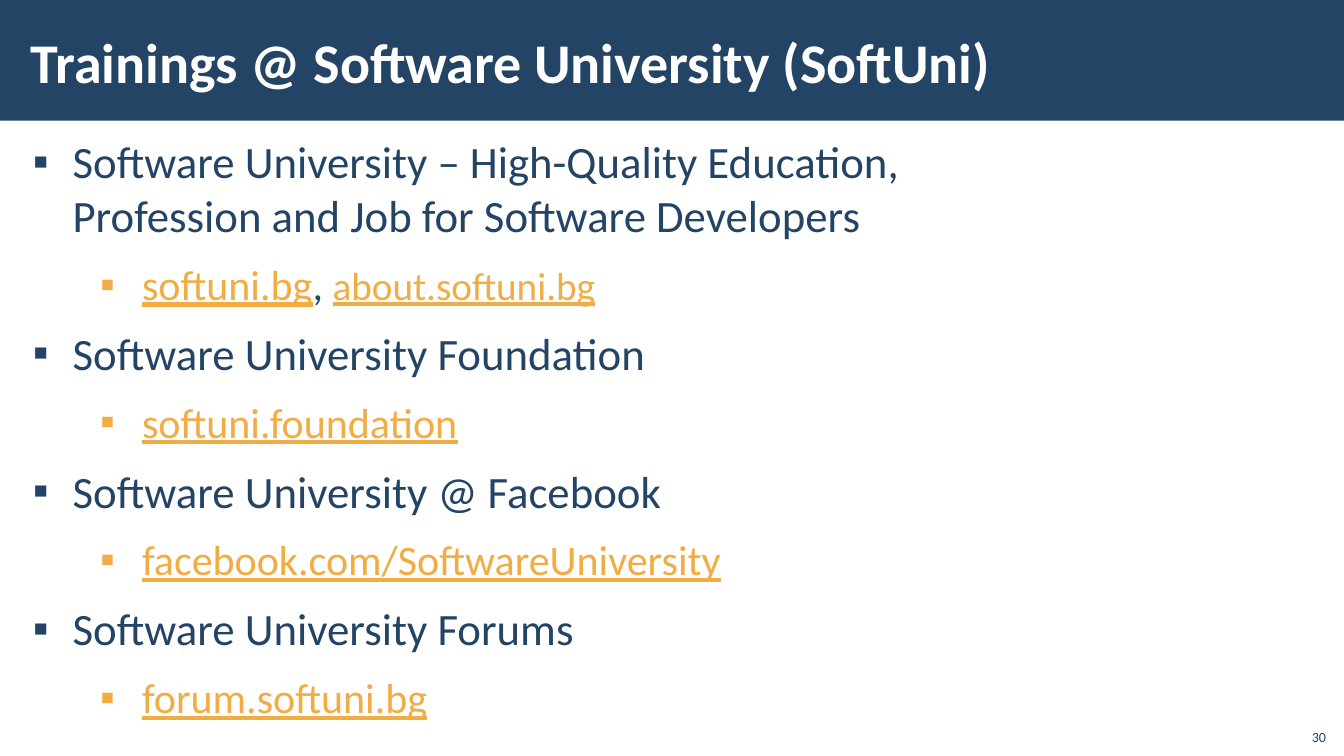
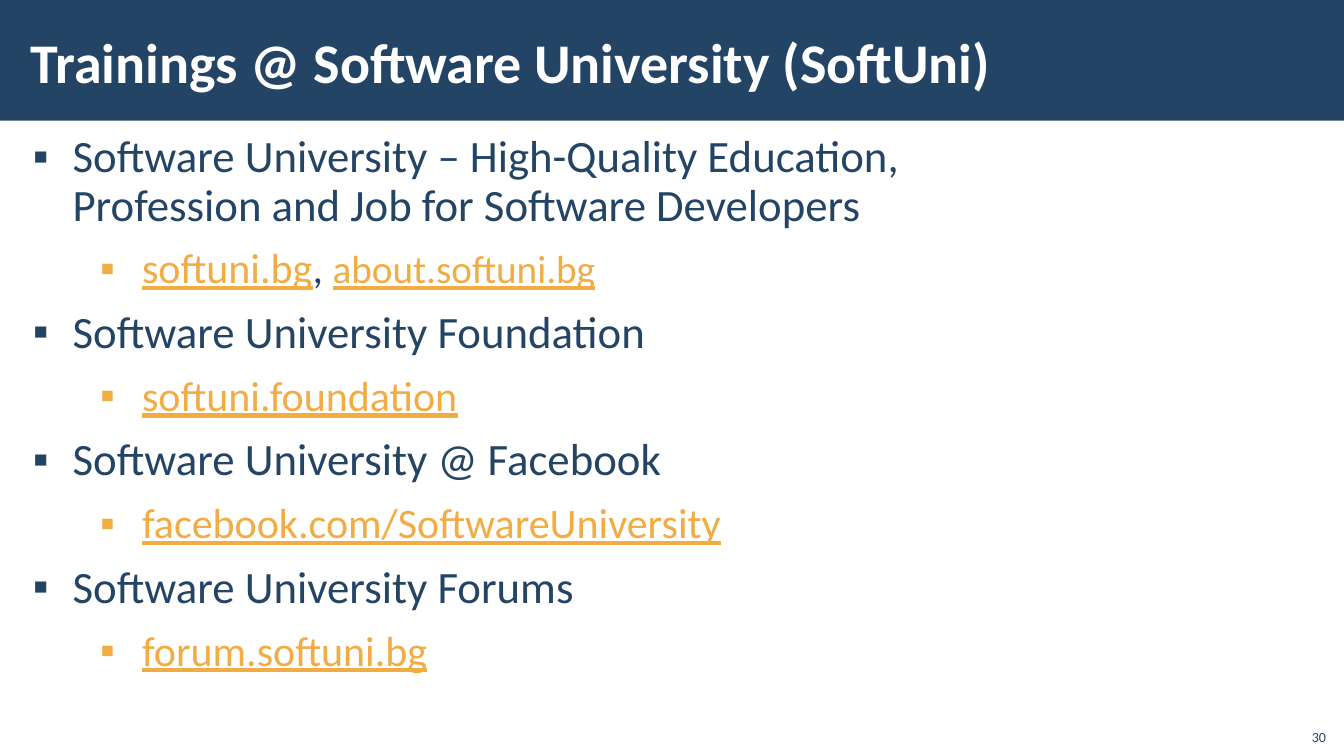
Before and after one commit to aSipz/SoftUni, a slide deck: slide 30 of 07_ReactJS/Presentations/01. Introduction-to-ReactJS.pptx. Drawn at 1344x756 pixels with LibreOffice and Linux fonts; fonts in the diff are those of the drawing; background and template pictures are left out. Boxes give left, top, right and bottom in pixels: in the first picture for what was removed or moved away, otherwise in the second. Text is boxed around its words. In the diff, an @@ line names an element or a change of style, - is before the commit and + after.

```diff
--- a/07_ReactJS/Presentations/01. Introduction-to-ReactJS.pptx
+++ b/07_ReactJS/Presentations/01. Introduction-to-ReactJS.pptx
@@ text "Software University – High-Quality Education, ..." at (73, 141, 898, 673): line spacing 1 to 0.9 @@
```
Also in this commit, not shown: 3 other slides changed, 8 other files.
